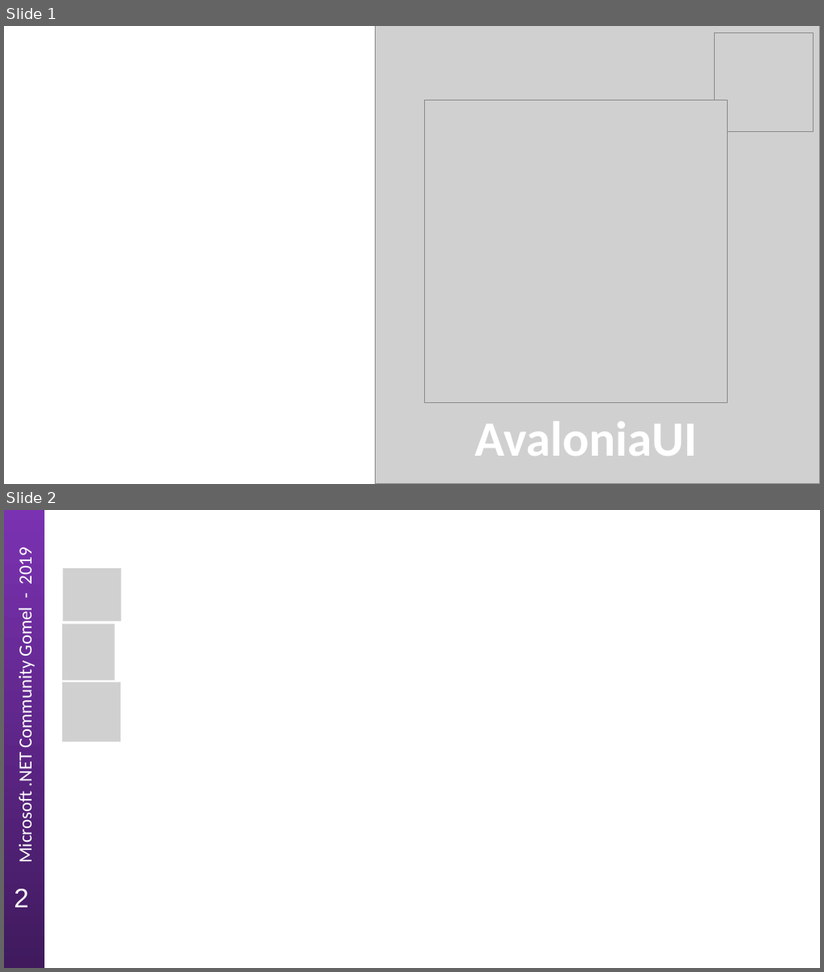
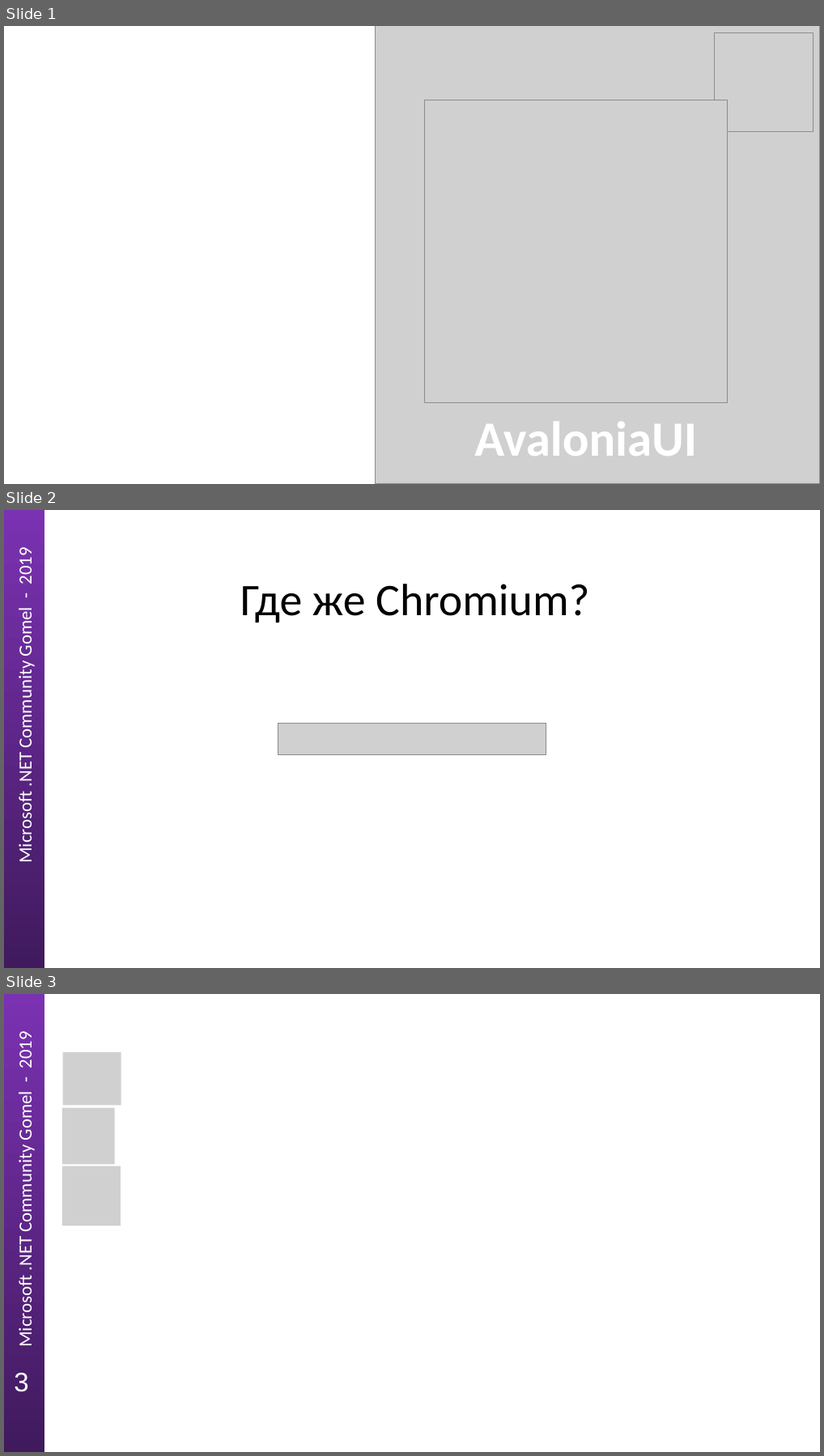
Before and after one commit to Guddiny/NetMeetupGomel20191003, a slide deck: DemoStyles/Presentation/avalonia-UI.pptx. Shown one above the other, each under a label of ours: slides 1 and 2 before the commit, slides 1, 2 and 3 after it. The pictures are 824x972 and 824x1456 pixels, drawn with LibreOffice and Linux fonts; fonts in the diff are those of the drawing; grey boxes stand for pictures. Boxes give left, top, right and bottom in pixels: in the first picture for what was removed or moved away, otherwise in the second. Text is boxed around its words. In the diff, an @@ line names an element or a change of style, - is before the commit and + after.

```diff
--- a/DemoStyles/Presentation/avalonia-UI.pptx
+++ b/DemoStyles/Presentation/avalonia-UI.pptx
@@ slide 2 added at (4,510,820,968), background #FFFFFF; not listed: 2 template elements that a slide beside it also shows @@
@@ text added at (241,584,590,623), 44 pt, text #000000 @@
+Где же Сhromium?
@@ picture added at (278,723,546,755) @@
@@ what was slide 2 is now slide 3 @@
@@ page number at (14,1373,28,1393): text changed @@
-2
+3
```
Also in this commit, not shown: 4 slides changed, 2 other files.
